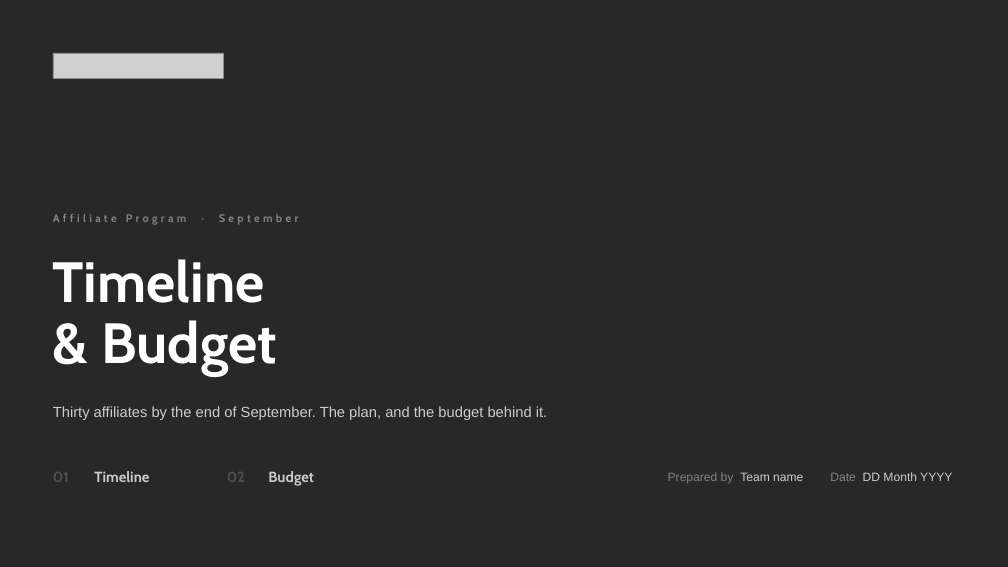
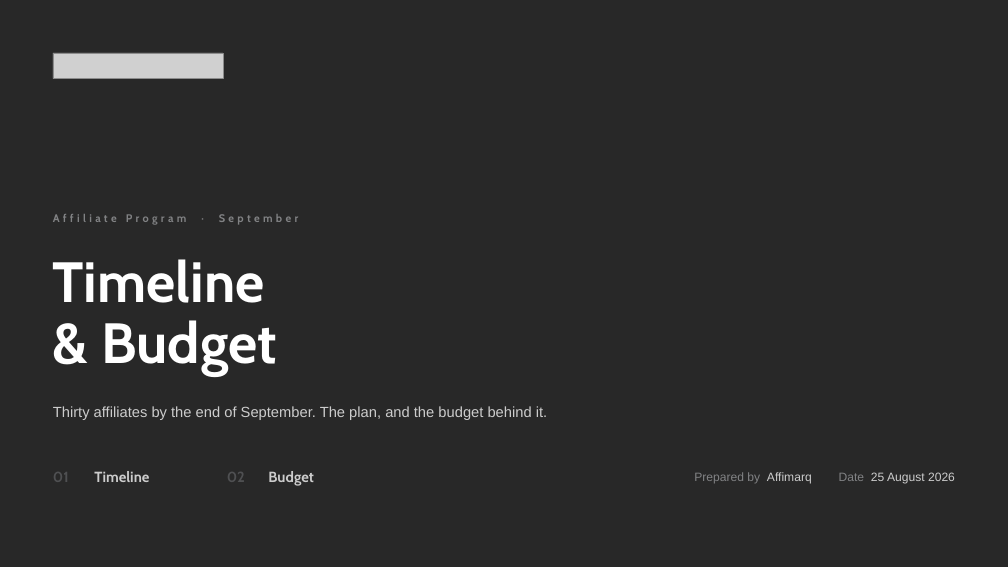
Before and after one commit to aslihabnuri/Dom-Manipulation, a slide deck: slide 1 of toni-black/presentation/ToniBlack_Timeline_Budget.pptx. Drawn at 1008x567 pixels with LibreOffice and Linux fonts; fonts in the diff are those of the drawing; grey boxes stand for pictures. Boxes give left, top, right and bottom in pixels: in the first picture for what was removed or moved away, otherwise in the second. Text is boxed around its words. In the diff, an @@ line names an element or a change of style, - is before the commit and + after.

```diff
--- a/toni-black/presentation/ToniBlack_Timeline_Budget.pptx
+++ b/toni-black/presentation/ToniBlack_Timeline_Budget.pptx
@@ text at [694,472,955,483]: text changed @@
-Prepared by Team name Date DD Month YYYY
+Prepared by Affimarq Date 25 August 2026
```
Also in this commit, not shown: 1 other slide changed, 4 other files.
